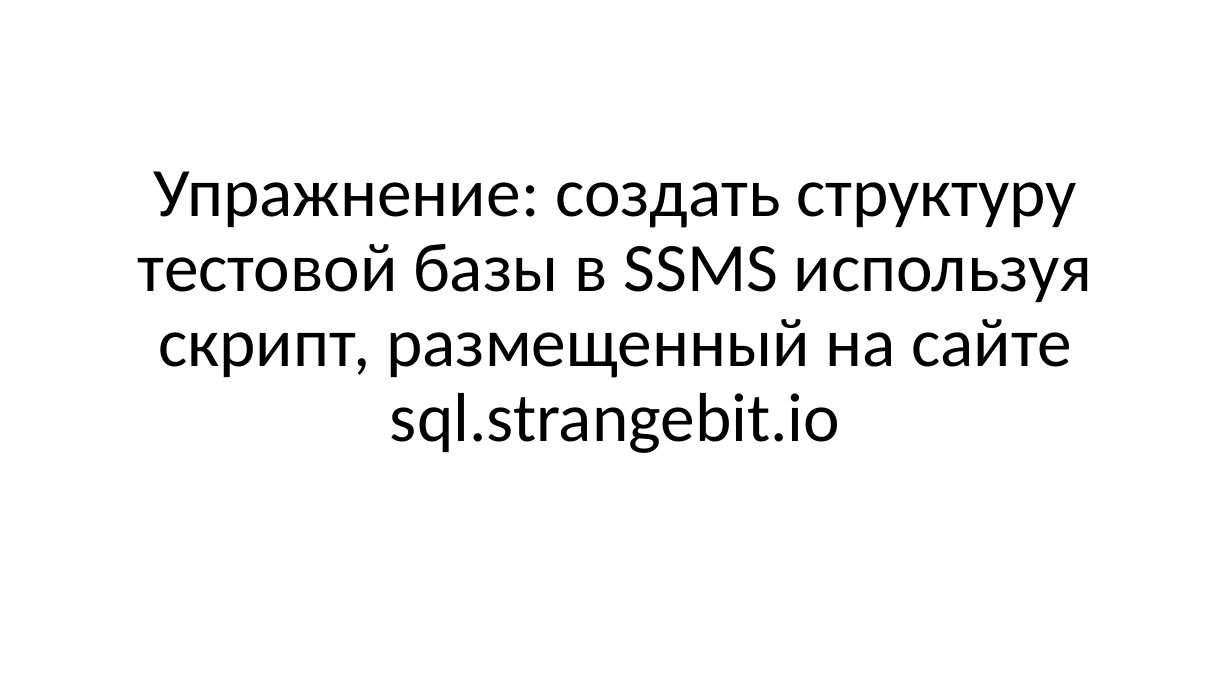
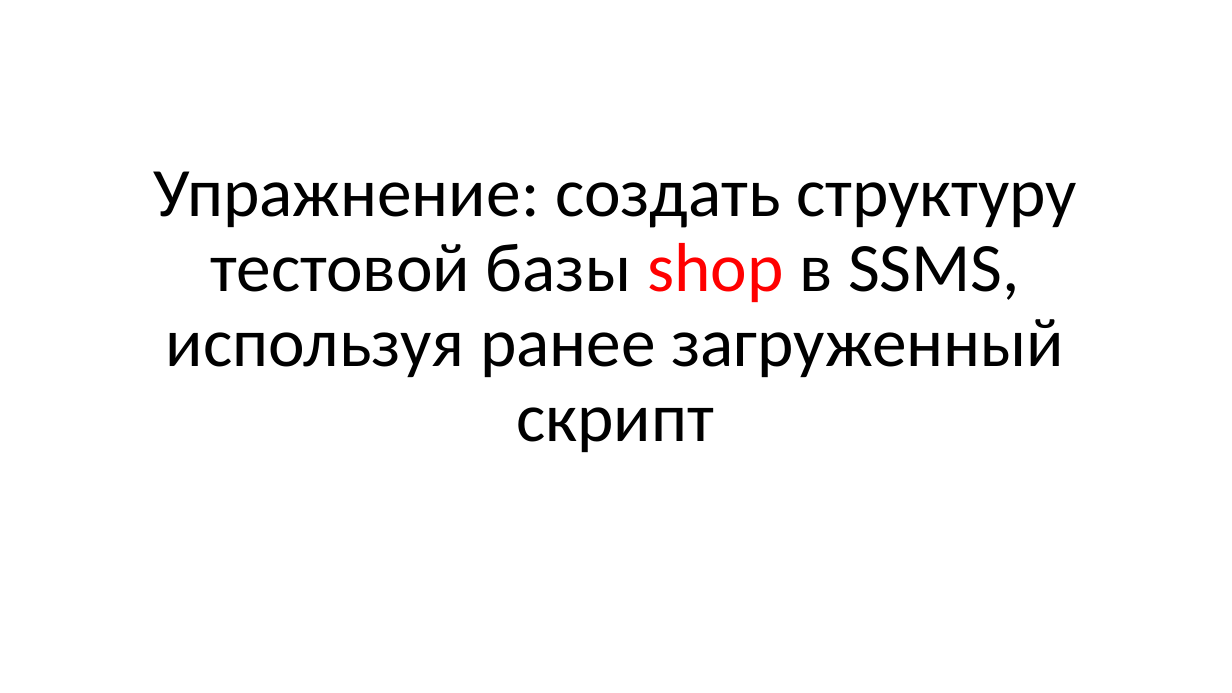
Before and after one commit to dmitriykuptsov/SQL, a slide deck: slide 9 of sql.pptx (slide 6 before the commit). Drawn at 1232x693 pixels with LibreOffice and Linux fonts; fonts in the diff are those of the drawing. Boxes give left, top, right and bottom in pixels: in the first picture for what was removed or moved away, otherwise in the second. Text is boxed around its words. In the diff, an @@ line names an element or a change of style, - is before the commit and + after.

```diff
--- a/sql.pptx
+++ b/sql.pptx
@@ title at box(153, 171, 1077, 453): text changed @@
-Упражнение: создать структуру тестовой базы в SSMS используя скрипт, размещенный на сайте sql.strangebit.io
+Упражнение: создать структуру тестовой базы shop в SSMS, используя ранее загруженный скрипт
```
Also in this commit, not shown: 6 other slides changed, 47 slides added, 3 other files.
